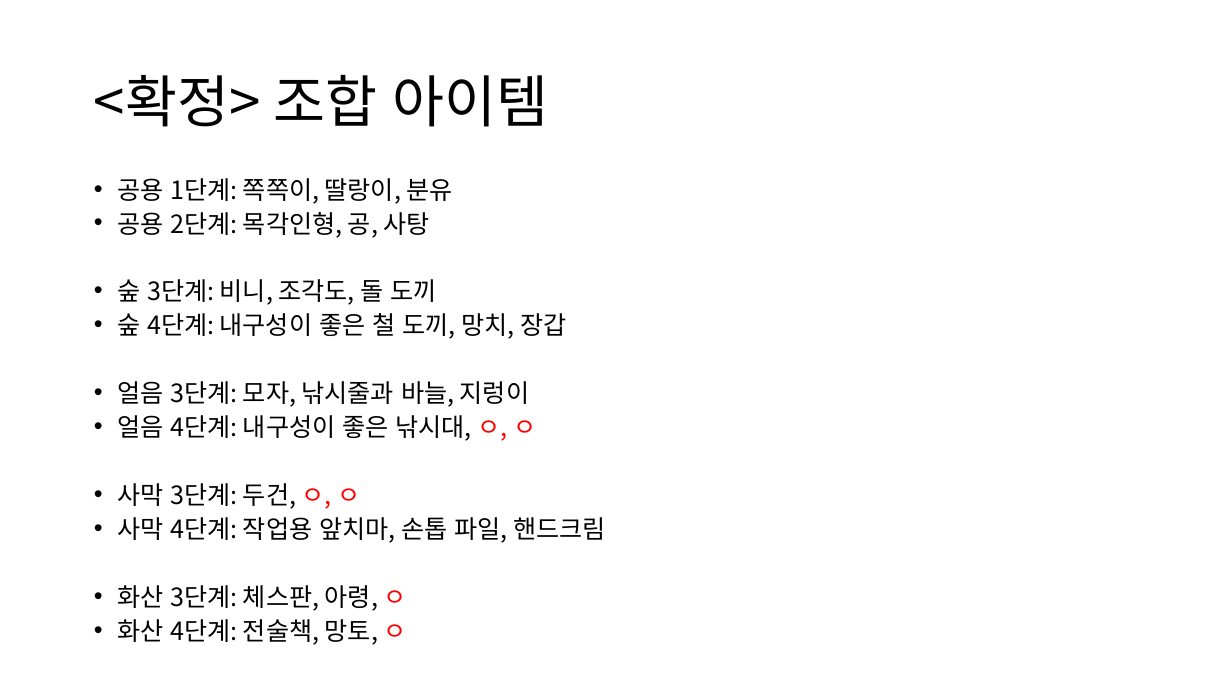
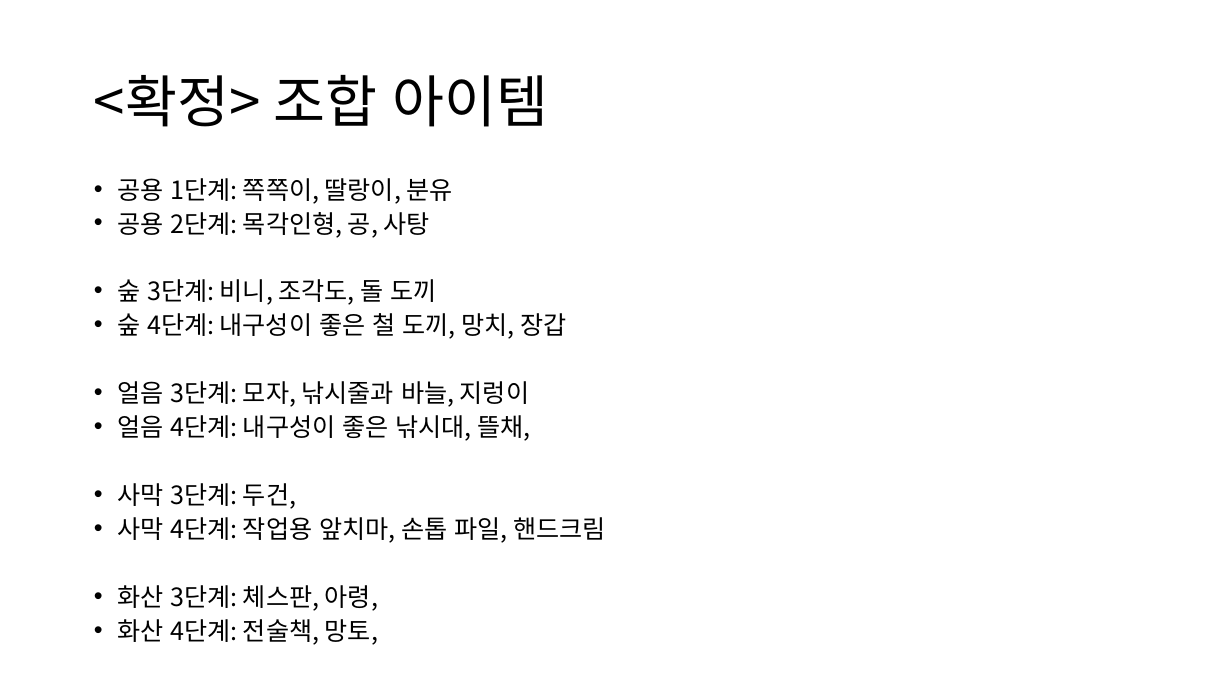
Before and after one commit to NohDaambi/Dot-Breeder, a slide deck: slide 5 of 기획자료/0720 기획 내용 변경.pptx. Drawn at 1232x693 pixels with LibreOffice and Linux fonts; fonts in the diff are those of the drawing. Boxes give left, top, right and bottom in pixels: in the first picture for what was removed or moved away, otherwise in the second. Text is boxed around its words. In the diff, an @@ line names an element or a change of style, - is before the commit and + after.

```diff
--- a/기획자료/0720 기획 내용 변경.pptx
+++ b/기획자료/0720 기획 내용 변경.pptx
@@ text at box(117, 415, 530, 509): text changed @@
-• 얼음 4단계: 내구성이 좋은 낚시대, ㅇ, ㅇ
-• 사막 3단계: 두건, ㅇ, ㅇ
+• 얼음 4단계: 내구성이 좋은 낚시대, 뜰채,
+• 사막 3단계: 두건,
@@ text at box(117, 585, 378, 645): text changed @@
-• 화산 3단계: 체스판, 아령, ㅇ
-• 화산 4단계: 전술책, 망토, ㅇ
+• 화산 3단계: 체스판, 아령,
+• 화산 4단계: 전술책, 망토,
```
Also in this commit, not shown: 2 other slides changed, 1 slide added, 50 other files.
